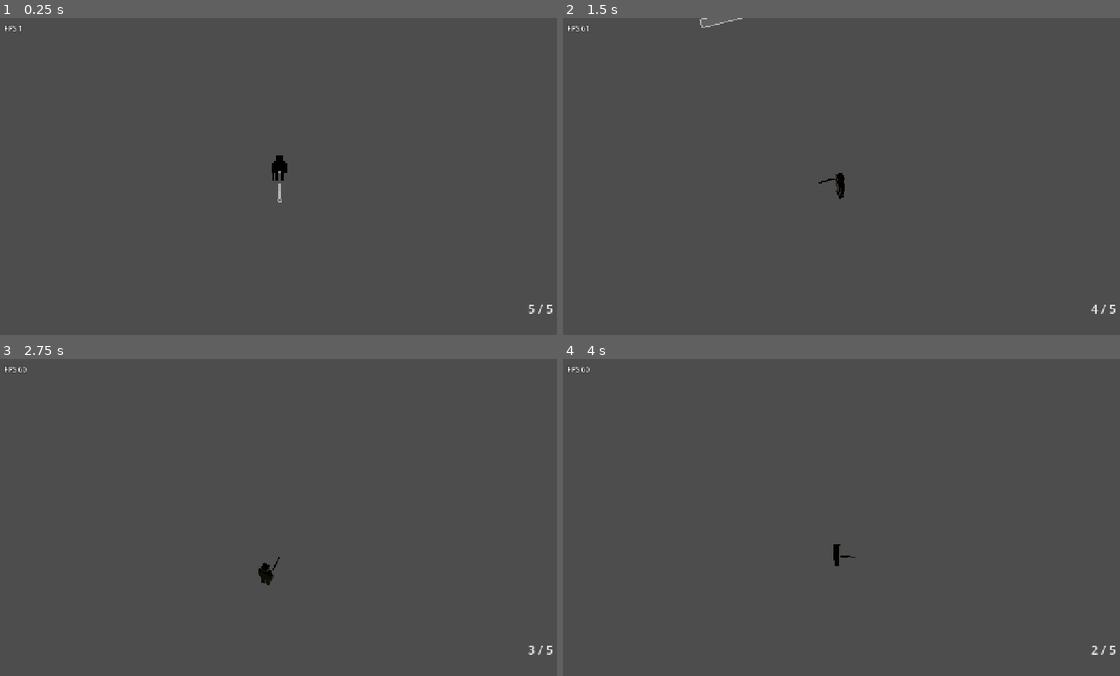
Above: before the commit, frames 1-4 (two rows, left to right).
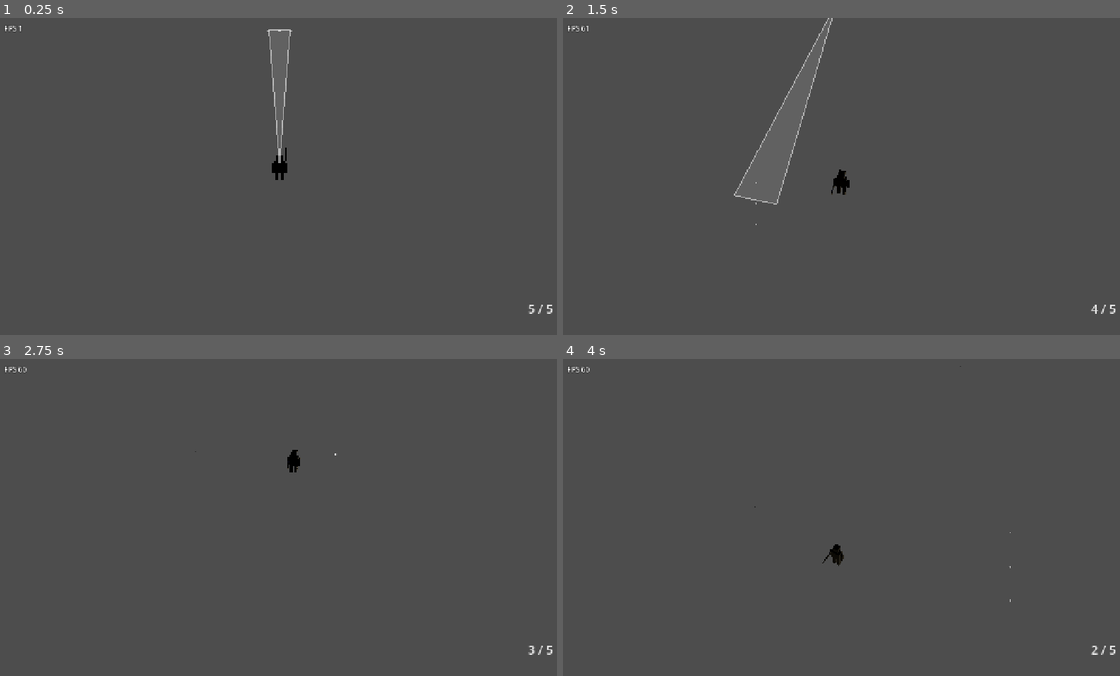
Above: after the commit, the same moments.

Repository: cybernattor/rankborn
Game: Godot game, scene res://scenes/shared/player.tscn
The game is run twice, just before and just after one commit, with the same random seed, the same clock (stepped at 60 frames per second) and the same inputs. This scene is started directly instead of the project's main scene.
Inputs (mouse positions are in pixels of both pictures, inside the frame that each line leads up to):
- Up to frame 1 (0.25 s): no input
- Up to frame 2 (1.5 s): tap Enter (ui_accept) at 0.5 s; move the mouse to (964, 160) at 0.52 s; hold D (move_right) 0.53-1.25 s; hold Right mouse button (aim) 0.53-1.25 s; tap Space (jump) at 0.77 s; click (964, 160) at 0.8 s; drag from (730, 192) to (813, 239) at 1.27 s
- Up to frame 3 (2.75 s): move the mouse to (334, 447) at 2.02 s; hold D (move_right) from 2.03 s (still down); hold Right mouse button (aim) from 2.03 s (still down); click (334, 447) at 2.3 s
- Up to frame 4 (4 s): release D (move_right) at 2.75 s; release Right mouse button (aim) at 2.75 s; drag from (813, 580) to (674, 469) at 2.77 s; move the mouse to (1014, 565) at 3.52 s; press the mouse at (1014, 565) at 3.53 s; hold A (move_left) from 3.53 s (still down); tap Space (jump) at 3.77 s

The runs differ from the first frame. In frame 1, 0.2% of the frame differs, in the area x 47-53%, y 3-59%; in frame 2, 0.4%, in the area x 24-52%, y 0-66%; in frame 3, 0.3%; in frame 4, less than 0.1%.
Error in both runs: Invalid call to function 'ground_height_at' in base 'CharacterBody3D (player_controller.gd)'. Expected 1 argument(s). (res://scripts/player/player_controller.g…

Commit message:
fix(aim): crosshair, cone and bullet landing share one ground point
Mouse is projected onto the terrain instead of a chest-height plane, the HUD crosshair
and cone end sit on the ground at that point, and the bullet ray stops at the aim point
and lands on the ground there if it hit nothing.

Diff:
--- a/scripts/player/aim_cone.gd
+++ b/scripts/player/aim_cone.gd
@@ -38,12 +38,14 @@
 	if not weapon or not weapon.has_method("get_spread_angle"):
 		return
 	var direction: Vector3 = player.get_aim_direction()
-	var origin: Vector3 = player.global_position + direction * START_OFFSET
+	# Края конуса считаем от самого солдата, как летит пуля: на дальности прицела
+	# они ровно там, где пуля ложится на землю при крайнем отклонении.
+	var origin: Vector3 = player.global_position
 	var length: float = maxf(((player.aim_point - origin) * Vector3(1, 0, 1)).length(), 1.0)
 	var spread: float = weapon.get_spread_angle()
 	var left := _on_ground(origin + direction.rotated(Vector3.UP, spread) * length)
 	var right := _on_ground(origin + direction.rotated(Vector3.UP, -spread) * length)
-	var start := _on_ground(origin)
+	var start := _on_ground(origin + direction * START_OFFSET)
 	var edge := EDGE_COLOR.lerp(AIMED_COLOR, player.aim_progress)
 
 	_mesh.surface_begin(Mesh.PRIMITIVE_TRIANGLES)
--- a/scripts/player/player_controller.gd
+++ b/scripts/player/player_controller.gd
@@ -288,14 +288,30 @@
 	if not _mouse_aim:
 		return
 	var cursor := get_viewport().get_mouse_position()
-	var shot_origin := get_shot_origin()
-	if cursor.distance_to(camera.unproject_position(shot_origin)) <= MOUSE_AIM_DEADZONE_PX:
-		return
-	var on_plane := camera.screen_to_plane(cursor, shot_origin.y)
+	# Прицел лежит на земле, поэтому и мёртвая зона — вокруг ног солдата на экране.
+	if cursor.distance_to(camera.unproject_position(global_position)) <= MOUSE_AIM_DEADZONE_PX:
+		return
+	var on_plane := _cursor_on_ground(cursor)
 	var to_cursor := (on_plane - global_position) * Vector3(1, 0, 1)
 	if to_cursor.length_squared() > 0.000001:
 		_aim_direction = to_cursor.normalized()
 		_aim_distance = maxf(to_cursor.length(), MIN_AIM_DISTANCE)
+
+
+## Точка земли под курсором. Луч камеры пересекается с самим рельефом, а не с плоскостью
+## на высоте груди: иначе на склоне прицел съезжал от курсора на высоту холма.
+## Высота земли зависит от точки — несколько итераций сходятся (склон положе камеры).
+func _cursor_on_ground(cursor: Vector2) -> Vector3:
+	var point := camera.screen_to_plane(cursor, global_position.y)
+	for i in 4:
+		point = camera.screen_to_plane(cursor, ground_height_at(point))
+	return point
+
+
+## Точка на земле под прицелом: там стоят крестик HUD и конец конуса, сюда ложится пуля,
+## если ничего не задела. Сам aim_point на высоте груди — это высота полёта пули.
+func get_aim_ground() -> Vector3:
+	return aim_point - Vector3.UP * SHOT_HEIGHT
 
 
 func _compute_aim_point() -> Vector3:
--- a/scripts/ui/weapon_hud.gd
+++ b/scripts/ui/weapon_hud.gd
@@ -111,7 +111,7 @@
 func _update_crosshair_position() -> void:
 	if not _player or not "aim_point" in _player:
 		return
-	var screen_pos: Vector2 = _player.camera.unproject_position(_player.aim_point)
+	var screen_pos: Vector2 = _player.camera.unproject_position(_player.get_aim_ground())
 	crosshair.position = screen_pos
 	hit_marker.position = screen_pos
 
@@ -155,8 +155,8 @@
 		return 0.0
 	# Радиус конуса разброса на дальности прицела, переведённый в пиксели экрана.
 	var camera: Camera3D = _player.camera
-	var aim: Vector3 = _player.aim_point
-	var distance: float = _player.get_shot_origin().distance_to(aim)
+	var aim: Vector3 = _player.get_aim_ground()
+	var distance: float = ((aim - _player.global_position) * Vector3(1, 0, 1)).length()
 	var side: Vector3 = _player.get_aim_direction().cross(Vector3.UP).normalized()
 	var edge := aim + side * distance * tan(weapon.get_spread_angle())
 	var radius := camera.unproject_position(aim).distance_to(camera.unproject_position(edge))
--- a/scripts/weapons/rifle.gd
+++ b/scripts/weapons/rifle.gd
@@ -19,6 +19,8 @@
 const MAX_BLOOM := 0.06
 ## Дальность выстрела, м.
 const RANGE := 80.0
+## Запас за точкой прицела, м: цель, стоящая ровно под прицелом, поражается целиком.
+const AIM_HIT_MARGIN := 0.3
 
 # Выше скорости ходьбы (PlayerState.SPEED): бег появится вместе со спринтом.
 const SPEED_RUN_THRESHOLD := PlayerState.SPEED + 0.5
@@ -111,8 +113,19 @@
 
 	# Трассер
 	var muzzle_pos := muzzle_flash.global_position
-	var hit_pos := raycast.get_collision_point() if raycast.is_colliding() else raycast.to_global(raycast.target_position)
+	var hit_pos: Vector3
+	var landed := false
+	if raycast.is_colliding():
+		hit_pos = raycast.get_collision_point()
+	else:
+		# Долетела до точки прицела, ничего не задев: ложится на землю под ней.
+		hit_pos = raycast.to_global(raycast.target_position)
+		if player:
+			hit_pos.y = player.ground_height_at(hit_pos)
+			landed = true
 	_spawn_tracer.rpc(muzzle_pos, hit_pos)
+	if landed:
+		_spawn_impact.rpc(hit_pos, Vector3.UP)
 
 	# Hitscan-попадание
 	if raycast.is_colliding():
@@ -172,7 +185,9 @@
 	if side.length_squared() > 0.0:
 		direction = direction.rotated(side, randf_range(-spread, spread) / 3.0)
 	raycast.global_transform = Transform3D(Basis.IDENTITY, origin)
-	raycast.target_position = direction * RANGE
+	# Пуля летит до точки прицела и не дальше: конус на земле и крестик показывают, где она
+	# ляжет. Если ничего не задела, она падает на землю там (см. shoot).
+	raycast.target_position = direction * minf(to_target.length() + AIM_HIT_MARGIN, RANGE)
 	raycast.force_raycast_update()
 
 
--- a/tests/input_check.gd
+++ b/tests/input_check.gd
@@ -84,7 +84,7 @@
 
 
 func _player_on_screen() -> Vector2:
-	return player.camera.unproject_position(player.global_position + Vector3.UP * player.SHOT_HEIGHT)
+	return player.camera.unproject_position(player.global_position)
 
 
 ## Персонаж смотрит туда же, куда целится.
@@ -100,7 +100,7 @@
 	_check(_facing().dot(player.get_aim_direction()) > 0.99, "Персонаж не смотрит туда, куда целится")
 	var hud: CanvasLayer = player.get_node("WeaponHUD")
 	await process_frame
-	_check(hud.crosshair.position.distance_to(player.camera.unproject_position(player.aim_point)) < 1.0, "Прицел HUD не в точке прицеливания")
+	_check(hud.crosshair.position.distance_to(player.camera.unproject_position(player.get_aim_ground())) < 1.0, "Прицел HUD не в точке прицеливания")
 	# Курсор выше по экрану — целится в −Z.
 	await _mouse_to(_player_on_screen() + Vector2(0, -200))
 	_check(player.get_aim_direction().dot(Vector3.FORWARD) > 0.95, "Курсор сверху не поворачивает прицел вперёд")
--- a/tests/spatial_check.gd
+++ b/tests/spatial_check.gd
@@ -43,8 +43,15 @@
 	for i in 60:
 		await process_frame
 	var hud: CanvasLayer = player.get_node("WeaponHUD")
-	var aim_on_screen: Vector2 = player.camera.unproject_position(player.aim_point)
+	var aim_on_screen: Vector2 = player.camera.unproject_position(player.get_aim_ground())
 	_check(hud.crosshair.position.distance_to(aim_on_screen) < 1.0, "Прицел HUD не в точке прицеливания")
+	# Курсор -> точка на рельефе -> обратно на экран: прицел не съезжает от курсора на склонах.
+	var view := player.get_viewport().get_visible_rect().size
+	for frac: Vector2 in [Vector2(0.5, 0.5), Vector2(0.8, 0.3), Vector2(0.2, 0.7)]:
+		var cursor: Vector2 = view * frac
+		var on_ground: Vector3 = player._cursor_on_ground(cursor)
+		_check(on_ground.y > player.ground_height_at(on_ground) - 0.05 and on_ground.y < player.ground_height_at(on_ground) + 0.05, "Курсор не попадает на рельеф")
+		_check(player.camera.unproject_position(on_ground).distance_to(cursor) < 1.0, "Точка под курсором не совпадает с курсором на экране")
 	_check_covers(world)
 	await _check_fog(world, player, remote)
 	for spawn: Marker3D in world.get_node("SpawnPoints").get_children():
@@ -172,6 +179,7 @@
 		_check(rifle.raycast.get_collider() == target, "Выстрел не летит в сторону прицела")
 		var shot: Vector3 = rifle.raycast.get_collision_point() - origin
 		_check(shot.angle_to(dir) <= rifle.get_spread_angle() * 1.06 + 0.001, "Выстрел вне конуса разброса")
+		_check(rifle.raycast.target_position.length() <= 10.0 + rifle.AIM_HIT_MARGIN + 0.001, "Пуля летит дальше точки прицела")
 	# Прицеливание как у Foxhole: конус сводится за AIM_TIME, а не сразу; выстрел сбивает сведение.
 	player.is_aiming = false
 	player._update_aim_progress(0.1)
Not shown, changed: docs/shooting.md
